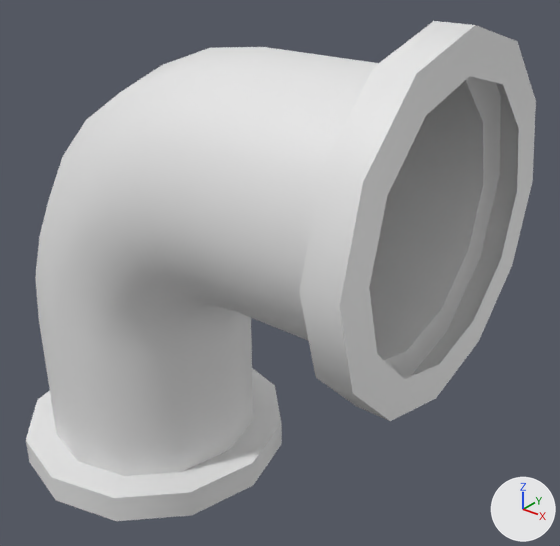
An edit to the FBX model FinalUnity/Assets/KF/fbx/Pipe_Arc.fbx, drawn before and after from the same camera.
Both versions are drawn from a 50 mm camera at (1.266, -1.08, 1.25) aimed at (0.334, 0.084, 0.529). Every picture has the same lights, and +X, +Y and +Z are marked at lower right. Where no turn or scale is listed for an object, it has been applied to the vertices.

Names of what the first picture shows: 'SM_Pipe_Arc_Connect'.
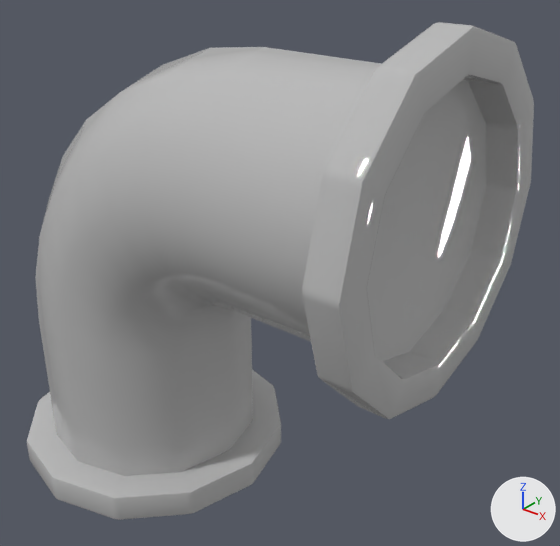
What the commit changed:
Material '08 - Default' (mat_08___default) is new.
Its base color is (0.5, 0.5, 0.5) (grey #bcbcbc).
Its roughness is 0.0.
me_mesh is used by ob_sm_pipe_arc_connect; location (0.0, 0.0, 0.0).
me_mesh had 192 vertices, 180 faces and spanned x -0.324..0.761, y -0.322..0.322, z 0.0..1.084.
me_mesh now has 794 vertices, 804 faces and spans x -0.323..0.761, y -0.321..0.321, z 0.0..1.083.
me_mesh part 1: 36 vertices removed from x 0.694..0.761, y -0.322..0.322, z 0.44..1.084; 337 vertices added at x 0.694..0.761, y -0.321..0.321, z 0.441..1.083.
me_mesh part 2: 36 vertices removed from x -0.324..0.321, y -0.322..0.322, z 0.0..0.067; 337 vertices added at x -0.323..0.32, y -0.321..0.321, z 0.0..0.067.
me_mesh part 3: 108 faces spanning x -0.251..0.694, y -0.25..0.25, z 0.067..1.012 switch from no material to mat_08___default (grey #bcbcbc).

Boxes [x1, y1, x2, y2] around the edits, measured in the pictures (560 x 546 px):
'SM_Pipe_Arc_Connect', reshaped
    before: [26, 21, 536, 521]
    after: [27, 22, 534, 520]
part 1 of me_mesh, built on
    before: [299, 21, 536, 421]
    after: [302, 22, 534, 419]
part 2 of me_mesh, built on
    before: [26, 368, 282, 521]
    after: [27, 370, 281, 520]
part 3 of me_mesh, recoloured (white to grey)
    both: [35, 47, 378, 476]
